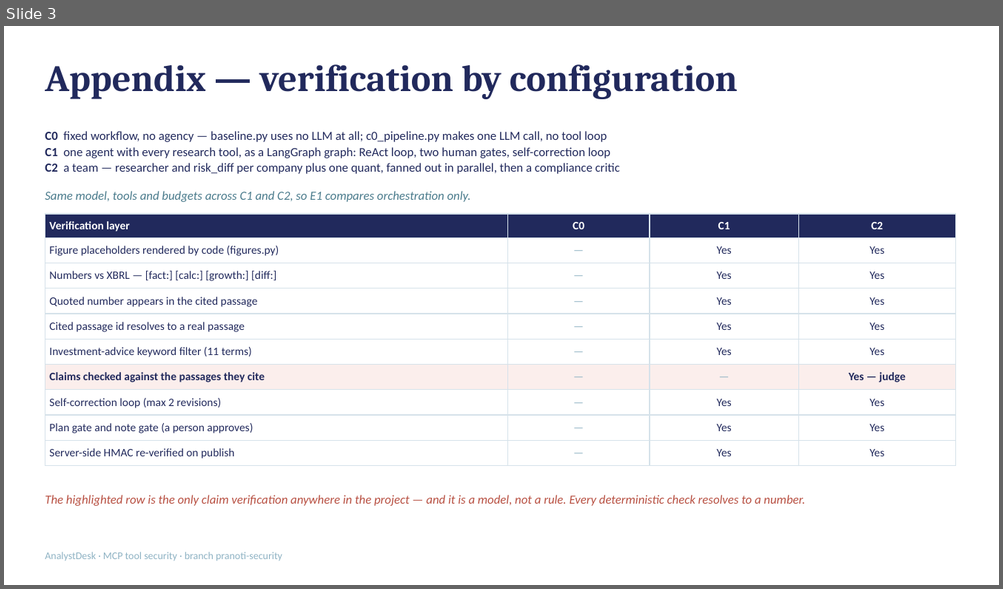
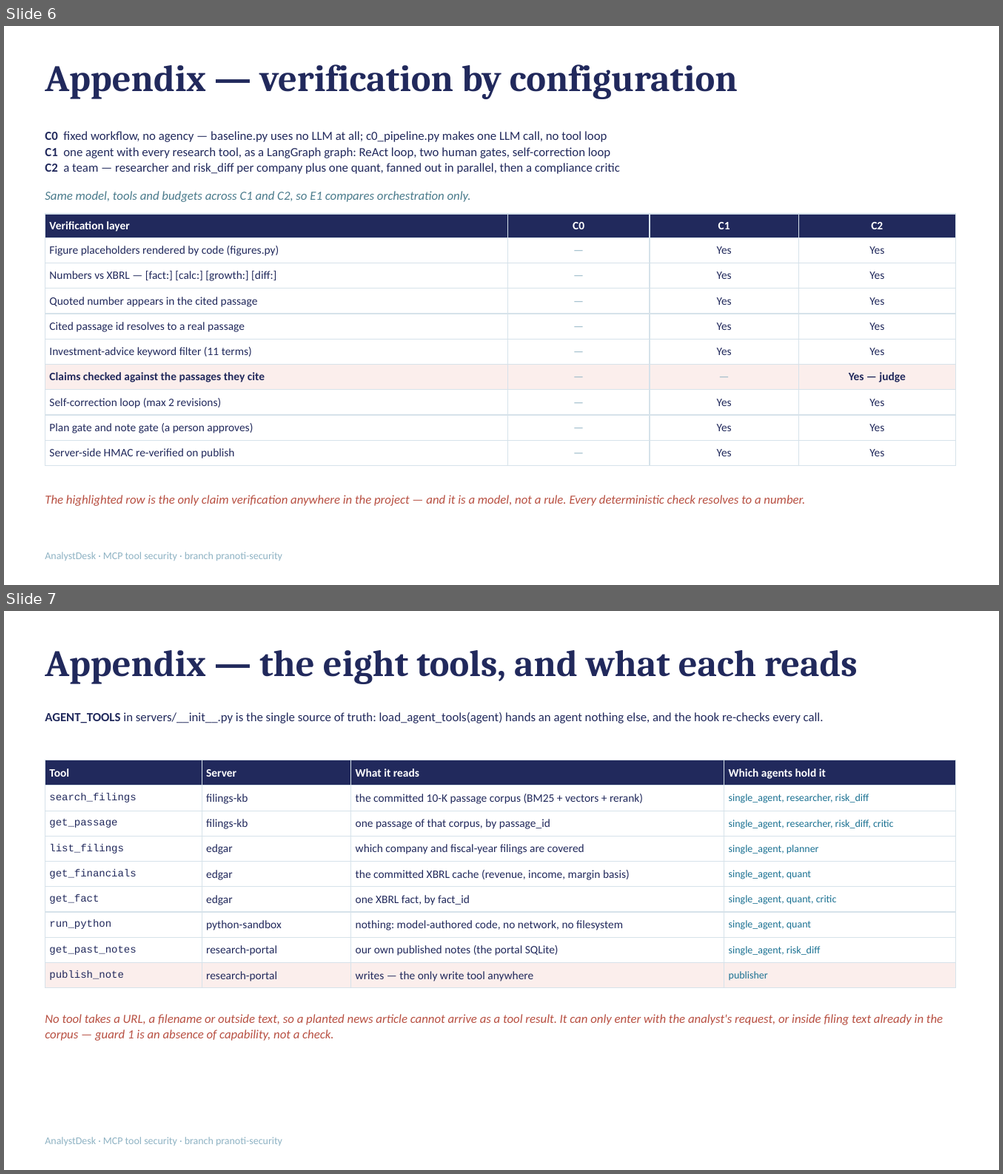
Before and after one commit to tshubhi24-dot/Capstone_IITB_2026, a slide deck: jayshree/analyst_desk/docs/presentation.pptx. Shown one above the other, each under a label of ours: slide 3 before the commit, slides 6 and 7 after it. The pictures are 1003x589 and 1003x1174 pixels, drawn with LibreOffice and Linux fonts; fonts in the diff are those of the drawing. Boxes give left, top, right and bottom in pixels: in the first picture for what was removed or moved away, otherwise in the second. Text is boxed around its words. In the diff, an @@ line names an element or a change of style, - is before the commit and + after.

```diff
--- a/jayshree/analyst_desk/docs/presentation.pptx
+++ b/jayshree/analyst_desk/docs/presentation.pptx
@@ slide 7 added at [4,611,999,1170], background #FFFFFF; not listed: 1 template element that a slide beside it also shows @@
@@ title added at [45,650,857,684], 36 pt, text #21295C, bold @@
+Appendix — the eight tools, and what each reads
@@ text added at [45,712,823,723], 12 pt, text #21295C @@
+AGENT_TOOLS in servers/__init__.py is the single source of truth: load_agent_tools(agent) hands an agent nothing else, and the hook re-checks every call.
@@ table added at [45,760,956,985], 9 rows, 4 columns @@
+Tool | Server | What it reads | Which agents hold it
+search_filings | filings-kb | the committed 10-K passage corpus (BM25 + vectors + rerank) | single_agent, researcher, risk_diff
+get_passage | filings-kb | one passage of that corpus, by passage_id | single_agent, researcher, risk_diff, critic
+list_filings | edgar | which company and fiscal-year filings are covered | single_agent, planner
+get_financials | edgar | the committed XBRL cache (revenue, income, margin basis) | single_agent, quant
+get_fact | edgar | one XBRL fact, by fact_id | single_agent, quant, critic
+run_python | python-sandbox | nothing: model-authored code, no network, no filesystem | single_agent, quant
+get_past_notes | research-portal | our own published notes (the portal SQLite) | single_agent, risk_diff
+publish_note | research-portal | writes — the only write tool anywhere | publisher
@@ text added at [45,1014,942,1041], 12 pt, text #B85042, italic @@
+No tool takes a URL, a filename or outside text, so a planted news article cannot arrive as a tool result. It can only enter with the analyst's request, or inside filing text already in the corpus — guard 1 is an absence of capability, not a check.
@@ what was slide 3 is now slide 6 @@
```
Also in this commit, not shown: 7 other slides added, 14 other files.
